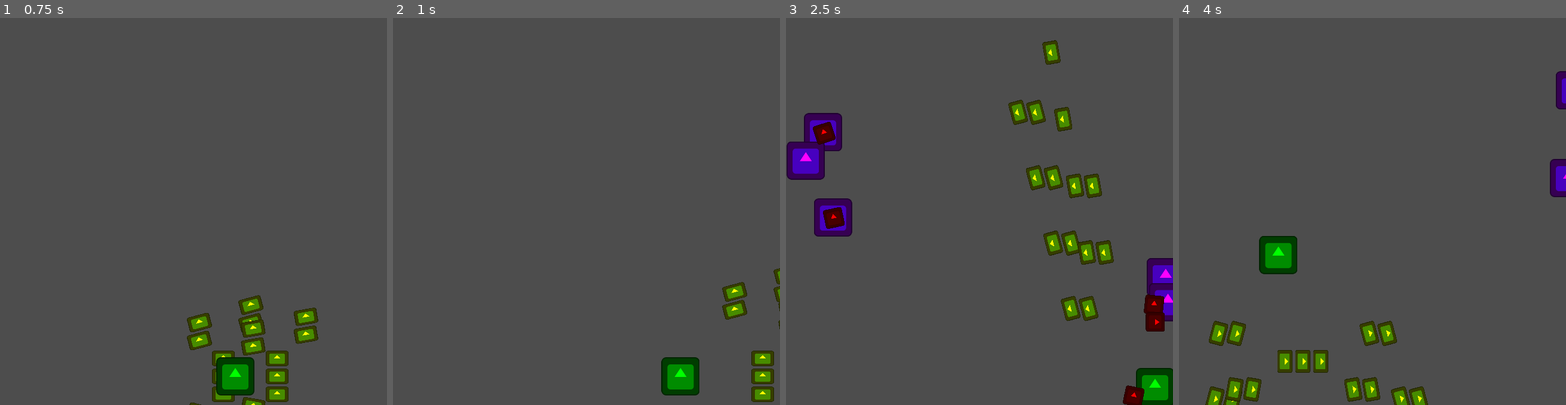
Above: before the commit, frames 1-4 (left to right).
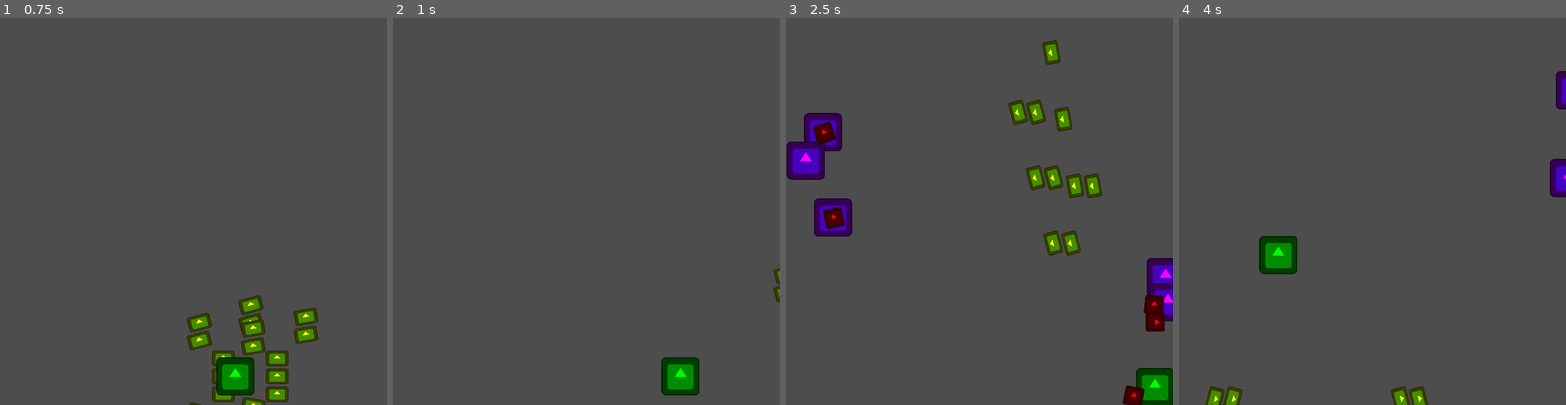
Above: after the commit, the same moments.

Repository: Zeroeth-0/Gatogun
Game: Godot game, scene res://scenes/levels/world.tscn
Same seed, same stepped clock (60 frames per second), same inputs: the game is played once before the commit and once after it. The engine's default icon, where the game draws it, is replaced by a stand-in: a white triangle on a blue panel in a dark square.
Inputs:
- Up to frame 1 (0.75 s): tap Enter at 0.5 s; hold Right (RIGHT) from 0.53 s (still down); tap C (A) at 0.6 s
- Up to frame 2 (1 s): keep holding Right (RIGHT); tap X (B) at 0.8 s
- Up to frame 3 (2.5 s): release Right (RIGHT) at 1.28 s; hold Down (DOWN) 1.28-2.03 s; tap X (B) at 1.35 s; tap S (X) at 1.55, 2.1 s; hold Right (RIGHT) from 2.03 s (still down); tap C (A) at 2.3 s
- Up to frame 4 (4 s): release Right (RIGHT) at 2.78 s; hold Up (UP) 2.78-3.53 s; tap C (A) at 2.85 s; tap X (B) at 3.05, 3.6 s; hold Left (LEFT) from 3.53 s (still down); tap S (X) at 3.8 s

Frame 1 is identical in both runs. In frame 2, 1.2% of the frame differs, in the area x 85-100%, y 68-100%; in frame 3, 0.9%; in frame 4, 2.4%, in the area x 7-57%, y 78-100%.

Commit message:
Offscreen Enemy Cleaning

Diff:
--- a/scenes/bullets/player/focus_bullet.tscn
+++ b/scenes/bullets/player/focus_bullet.tscn
@@ -24,3 +24,4 @@
 debug_color = Color(1, 1, 0, 0.419608)
 
 [connection signal="area_entered" from="." to="." method="_on_area_entered"]
+[connection signal="area_exited" from="." to="." method="_on_area_exited"]
--- a/scenes/bullets/player/heavy_bullet.tscn
+++ b/scenes/bullets/player/heavy_bullet.tscn
@@ -24,3 +24,4 @@
 debug_color = Color(1, 1, 0, 0.419608)
 
 [connection signal="area_entered" from="." to="." method="_on_area_entered"]
+[connection signal="area_exited" from="." to="." method="_on_area_exited"]
--- a/scenes/bullets/player/player_bullet.tscn
+++ b/scenes/bullets/player/player_bullet.tscn
@@ -22,3 +22,4 @@
 debug_color = Color(1, 1, 0, 0.419608)
 
 [connection signal="area_entered" from="." to="." method="_on_area_entered"]
+[connection signal="area_exited" from="." to="." method="_on_area_exited"]
--- a/scenes/enemies/PA-Pr01.tscn
+++ b/scenes/enemies/PA-Pr01.tscn
@@ -38,7 +38,7 @@
 shape = SubResource("RectangleShape2D_vwy2o")
 debug_color = Color(1, 0, 0, 0.419608)
 
-[node name="Hurtbox" type="Area2D" parent="." groups=["Free"]]
+[node name="Hurtbox" type="Area2D" parent="." groups=["Enemy"]]
 scale = Vector2(0.8, 0.8)
 
 [node name="CollisionShape2D" type="CollisionShape2D" parent="Hurtbox"]
--- a/scenes/enemies/PA-Pr02.tscn
+++ b/scenes/enemies/PA-Pr02.tscn
@@ -40,7 +40,7 @@
 shape = SubResource("RectangleShape2D_vwy2o")
 debug_color = Color(1, 0, 0, 0.419608)
 
-[node name="Hurtbox" type="Area2D" parent="." groups=["Free"]]
+[node name="Hurtbox" type="Area2D" parent="." groups=["Enemy"]]
 scale = Vector2(0.8, 0.8)
 
 [node name="CollisionShape2D" type="CollisionShape2D" parent="Hurtbox"]
--- a/scenes/enemies/PT-Pr03.tscn
+++ b/scenes/enemies/PT-Pr03.tscn
@@ -44,7 +44,7 @@
 shape = SubResource("RectangleShape2D_vwy2o")
 debug_color = Color(1, 0, 0, 0.419608)
 
-[node name="Hurtbox" type="Area2D" parent="." groups=["Free"]]
+[node name="Hurtbox" type="Area2D" parent="." groups=["Enemy"]]
 scale = Vector2(0.8, 0.8)
 
 [node name="CollisionShape2D" type="CollisionShape2D" parent="Hurtbox"]
--- a/scenes/enemies/enemy.tscn
+++ b/scenes/enemies/enemy.tscn
@@ -39,7 +39,7 @@
 shape = SubResource("RectangleShape2D_vwy2o")
 debug_color = Color(1, 0, 0, 0.419608)
 
-[node name="Hurtbox" type="Area2D" parent="." groups=["Free"]]
+[node name="Hurtbox" type="Area2D" parent="." groups=["Enemy"]]
 scale = Vector2(0.8, 0.8)
 
 [node name="CollisionShape2D" type="CollisionShape2D" parent="Hurtbox"]
--- a/scenes/levels/dead_bounds.tscn
+++ b/scenes/levels/dead_bounds.tscn
@@ -6,21 +6,5 @@
 position = Vector2(324, 324)
 
 [node name="CollisionShape2D" type="CollisionShape2D" parent="." groups=["Free"]]
-position = Vector2(0, -450)
-scale = Vector2(40, 5)
+scale = Vector2(40, 40)
 shape = SubResource("RectangleShape2D_1erge")
-
-[node name="CollisionShape2D2" type="CollisionShape2D" parent="." groups=["Free"]]
-position = Vector2(0, 450)
-scale = Vector2(40, 5)
-shape = SubResource("RectangleShape2D_1erge")
-
-[node name="CollisionShape2D3" type="CollisionShape2D" parent="." groups=["Free"]]
-position = Vector2(450, 0)
-scale = Vector2(5, 40)
-shape = SubResource("RectangleShape2D_1erge")
-
-[node name="CollisionShape2D4" type="CollisionShape2D" parent="." groups=["Free"]]
-position = Vector2(-450, 0)
-scale = Vector2(5, 40)
-shape = SubResource("RectangleShape2D_1erge")
--- a/source/bullets/playerBullet.gd
+++ b/source/bullets/playerBullet.gd
@@ -26,6 +26,8 @@
 	# Rotar el nodo para que apunte en la dirección inicial
 	rotation = direction.angle()
 
-# Manejar la colisión con áreas
 func _on_area_entered(area):
+	if area.is_in_group("Enemy"): queue_free()
+
+func _on_area_exited(area):
 	if area.is_in_group("Free"): queue_free()
--- a/source/enemies/enemy.gd
+++ b/source/enemies/enemy.gd
@@ -262,3 +262,6 @@
 
 func _on_hitbox_area_entered(area):
 	if area.is_in_group("Play"): canDie = true
+
+func _on_hitbox_area_exited(area):
+	if area.is_in_group("Free"): queue_free()
--- a/source/weapons/playerWeapon.gd
+++ b/source/weapons/playerWeapon.gd
@@ -5,7 +5,7 @@
 @export_range(-15, 15, 5) var deviationAngle: float = 0.0 # Desviación en grados (0, 30 o -30)
 
 var can_fire: bool = true # Controla si se puede disparar
-const MAX_BULLETS: int = 4 # Máximo de balas permitidas en el grupo
+const MAX_BULLETS: int = 3 # Máximo de balas permitidas en el grupo
 
 # Llamado cada cuadro
 func _process(delta: float):
@@ -23,7 +23,7 @@
 	var newRate = fire_rate
 
 	# Dispara 4 balas seguidas en la misma dirección
-	for i in range(4):
+	for i in range(MAX_BULLETS):
 		await get_tree().create_timer(0.05).timeout # Intervalo entre balas en la ráfaga
 		fire_bullet(dir, global_position)
 
